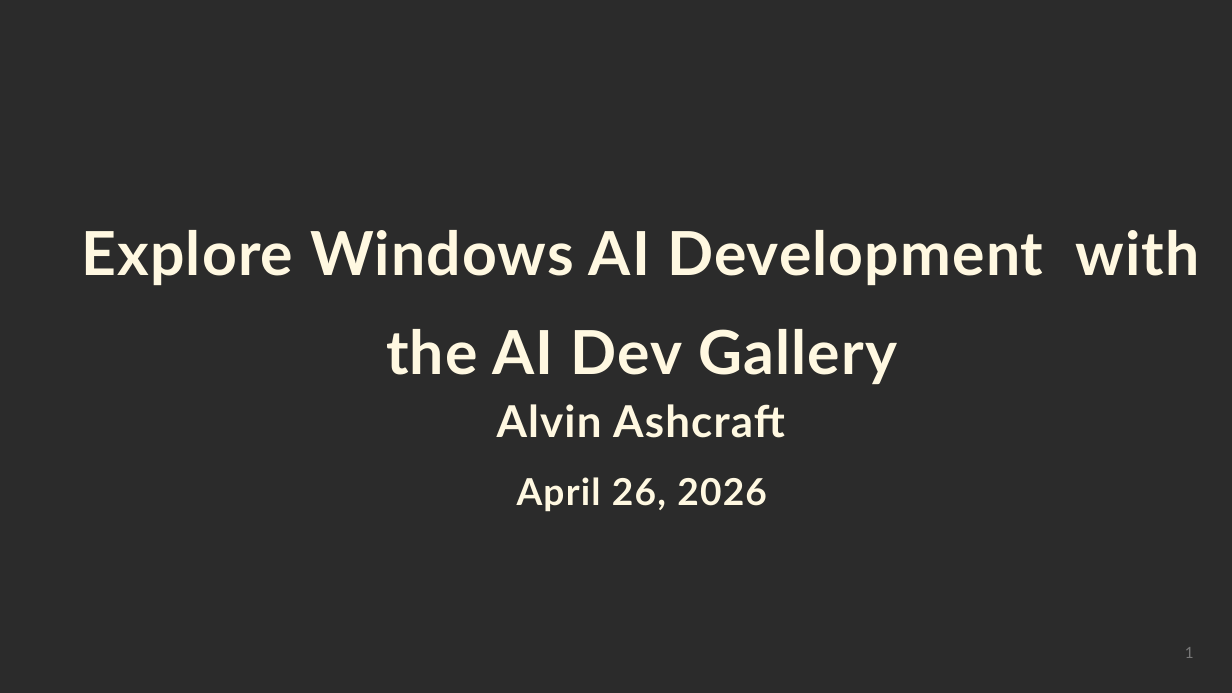
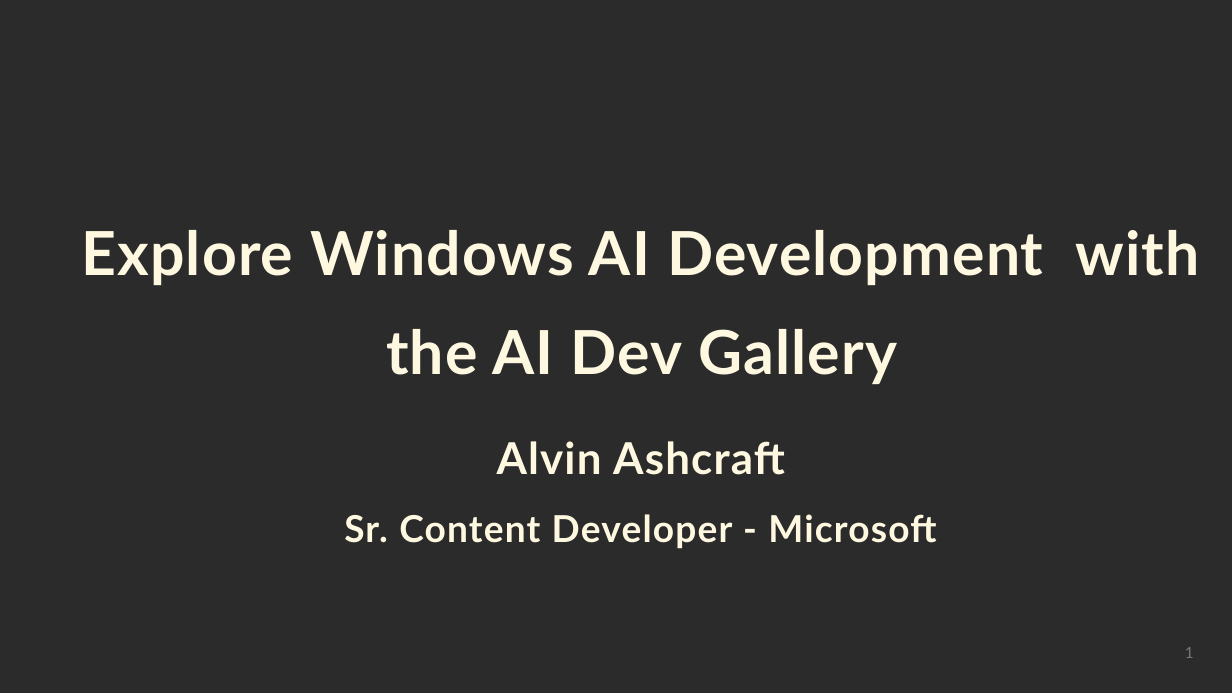
Before and after one commit to alvinashcraft/speaking, a slide deck: slide 1 of 2026/0426_AIDevConf/ai-dev-gallery.pptx. Drawn at 1232x693 pixels with LibreOffice and Linux fonts; fonts in the diff are those of the drawing; background and template pictures are left out; a plain dark background stands for a picture behind light text. Boxes give left, top, right and bottom in pixels: in the first picture for what was removed or moved away, otherwise in the second. Text is boxed around its words. In the diff, an @@ line names an element or a change of style, - is before the commit and + after.

```diff
--- a/2026/0426_AIDevConf/ai-dev-gallery.pptx
+++ b/2026/0426_AIDevConf/ai-dev-gallery.pptx
@@ text "Alvin Ashcraft": place and size @@
-text "Alvin Ashcraft" at (497, 404, 785, 438)
+text "Alvin Ashcraft" at (497, 441, 785, 475)
@@ text at (344, 514, 936, 549): text changed @@
-April 26, 2026
+Sr. Content Developer - Microsoft
```
Also in this commit, not shown: 3 other slides changed.
